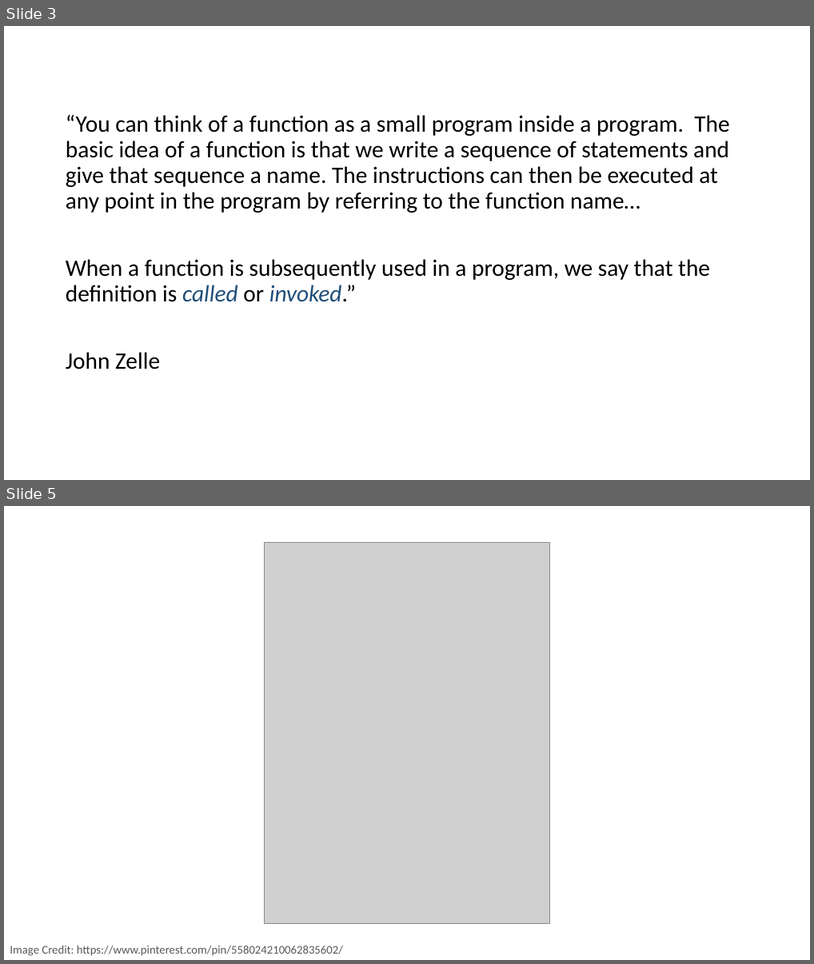
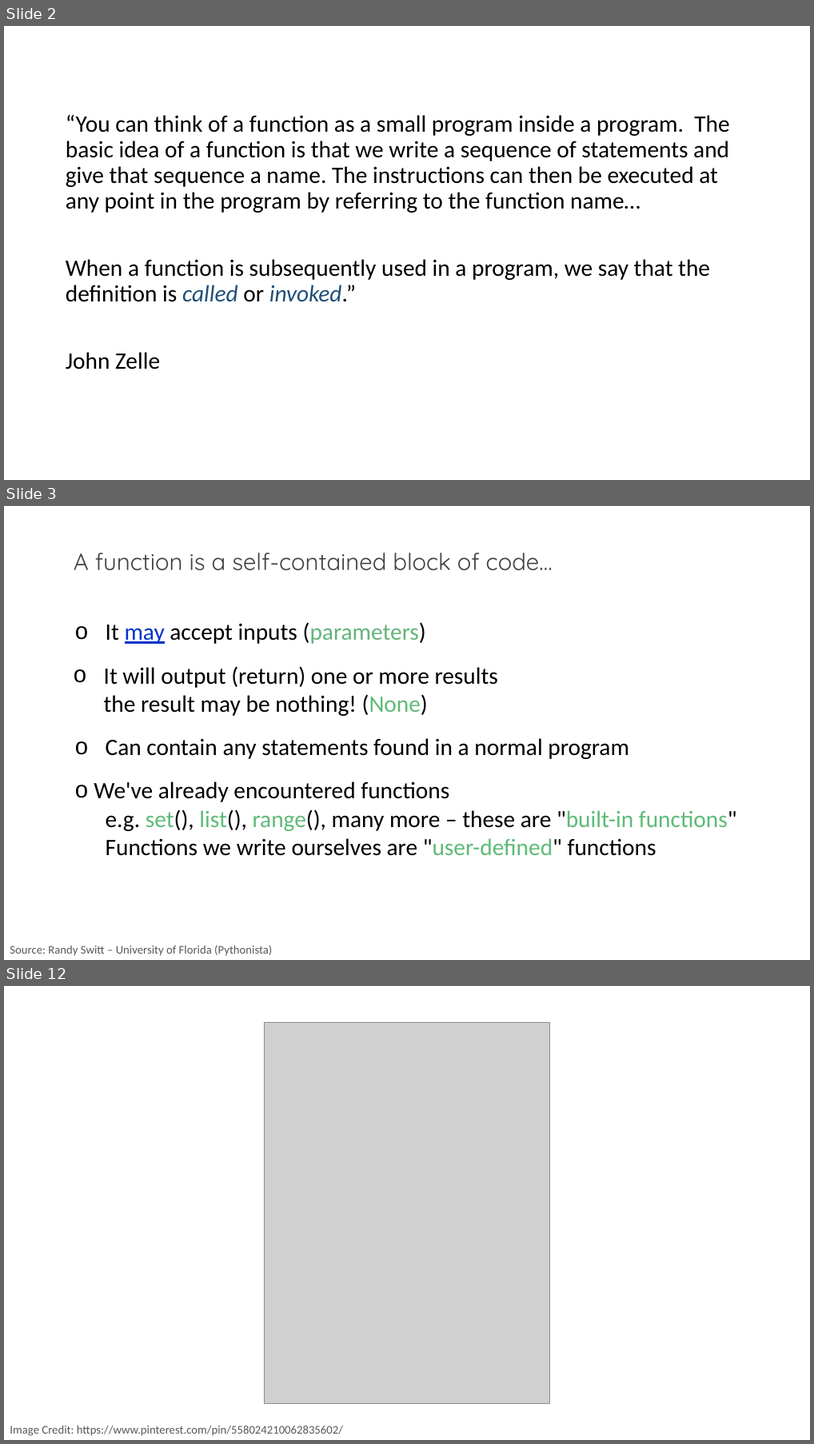
Before and after one commit to PracticumAI/python, a slide deck: presentations/03_functions.pptx. Shown one above the other, each under a label of ours: slides 3 and 5 before the commit, slides 2, 3 and 12 after it; the slides between them are not shown. The pictures are 814x964 and 814x1444 pixels, drawn with LibreOffice and Linux fonts; fonts in the diff are those of the drawing; grey boxes stand for pictures. Boxes give left, top, right and bottom in pixels: in the first picture for what was removed or moved away, otherwise in the second. Text is boxed around its words. In the diff, an @@ line names an element or a change of style, - is before the commit and + after.

```diff
--- a/presentations/03_functions.pptx
+++ b/presentations/03_functions.pptx
@@ slide 3 added at (4, 506, 810, 960), background #FFFFFF @@
@@ text added at (74, 552, 553, 571), 28 pt, text #404040 @@
+A function is a self-contained block of code…
@@ text added at (106, 622, 426, 644), 28 pt, text #000000 @@
+o It may accept inputs (parameters)
@@ text added at (104, 666, 498, 716), 28 pt, text #000000 @@
+o It will output (return) one or more results
+  the result may be nothing! (None)
@@ text added at (106, 738, 630, 759), 28 pt, text #000000 @@
+o Can contain any statements found in a normal program
@@ text added at (94, 781, 738, 856), 28 pt, text #000000 @@
+o We've already encountered functions
+  e.g. set(), list(), range(), many more – these are "built-in functions"
+  Functions we write ourselves are "user-defined" functions
@@ text added at (10, 944, 272, 956), 14 pt, text #595959 @@
+Source: Randy Switt – University of Florida (Pythonista)
@@ what was slide 3 is now slide 2 @@
@@ what was slide 5 is now slide 12 @@
```
Also in this commit, not shown: 3 slides changed, 8 other slides added, 3 slides removed, 2 other files.
